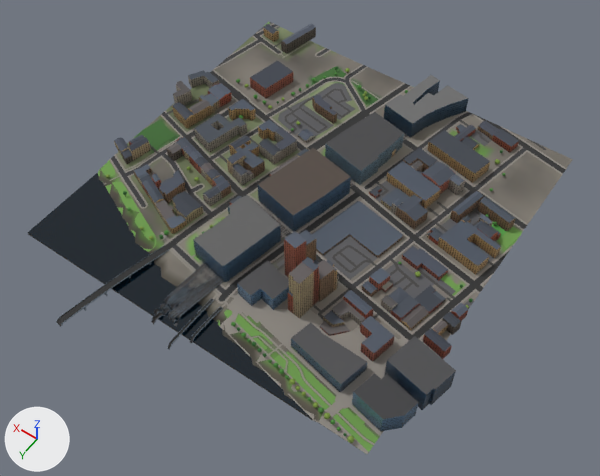
Two versions of the glTF model glasgow-subway/data/city/city_8_6.glb, one commit apart.
One viewpoint serves both versions: a 50 mm camera at (252.0, -175.0, 812.0) aimed at (618.0, -687.0, 7.0). The lights are fixed; the arrows at lower left show +X, +Y and +Z. The first picture is the older version. Where no turn or scale is listed for an object, it has been applied to the vertices. Vertices at exactly the same position are counted once.

Objects in the first picture: 'buildings_8_6', 'green_8_6', 'rail_8_6', 'roads_8_6', 'terrain_8_6', 'water_8_6'.
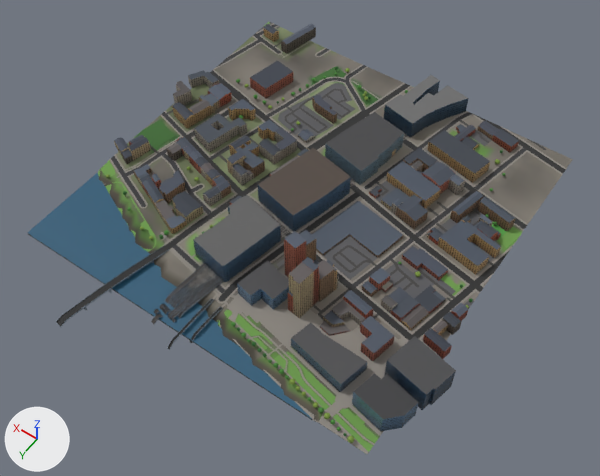
Where the newer file only moved an object's origin or applied its transform, the numbers keep the older frame.

What differs and where, as boxes (x1, y1, x2, y2) in the pictures (600 x 476 px):
'roads_8_6', reshaped, moved: (56, 22, 567, 454) in both
'water_8_6', surface changed, recoloured (lighter): (27, 173, 312, 419) in both
part 1 of me_green_8_6, deleted: before (109, 182, 156, 241)
part 2 of me_roads_8_6, reshaped: before (57, 130, 439, 420); after (57, 131, 439, 420)

Diff of the bpy script that builds the scene:
```diff
--- a/glasgow-subway/data/city/city_8_6.glb.py
+++ b/glasgow-subway/data/city/city_8_6.glb.py
@@ mat_mat_water @@
 n0 = _N.new('ShaderNodeBsdfPrincipled'); n0.name = 'Principled BSDF'
-n0.inputs[2].default_value = 0.08  # 'Roughness'
+n0.inputs[2].default_value = 0.35  # 'Roughness'
 n1 = _N.new('ShaderNodeOutputMaterial'); n1.name = 'Material Output'
@@ mat_mat_water @@
 n2 = _N.new('ShaderNodeMix'); n2.name = 'Mix'
 n2.inputs[0].default_value = 1.0  # 'Factor'
-n2.inputs[7].default_value = (0.0331, 0.0946, 0.133, 1.0)  # 'B', dark cyan #335766
+n2.inputs[7].default_value = (0.787, 0.89, 1.0, 1.0)  # 'B', pale blue #e5f2ff
 n3 = _N.new('ShaderNodeVertexColor'); n3.name = 'Color Attribute'
@@ me_green_8_6 @@
 # used by ob_green_8_6; location = (650.0, -739.0, 6.0)
-me_green_8_6.from_pydata(...)  # 301 vertices, 263 faces; spans x -250.0..250.0, y -236.0..236.0, z -5.0..5.0
+me_green_8_6.from_pydata(...)  # 291 vertices, 243 faces; spans x -250.0..250.0, y -236.0..236.0, z -5.0..5.0
+# me_green_8_6 part 1: 6 vertices removed from x 126.0..206.0, y 122.0..158.0, z -1.0
+# other edits to the shape of me_green_8_6 do not show in these pictures
 me_green_8_6.materials.append(mat_mat_green)
@@ me_roads_8_6 @@
 # used by ob_roads_8_6; location = (650.0, -714.0, 6.0)
-me_roads_8_6.from_pydata(...)  # 4732 vertices, 5240 faces; spans x -250.0..250.0, y -286.0..286.0, z -6.0..6.0
+me_roads_8_6.from_pydata(...)  # 2436 vertices, 2675 faces; spans x -250.0..250.0, y -286.0..286.0, z -6.0..6.0
+# me_roads_8_6 part 2: 313 vertices moved from x -243.0..247.0, y -284.0..282.0, z -6.0..6.0 to x -240.0..246.0, y -281.0..278.0, z -6.0..6.0; 2794 vertices removed from x -249.0..250.0, y -286.0..262.0, z -6.0..6.0; 516 vertices added at x -247.0..250.0, y -286.0..251.0, z -6.0..6.0
+# other edits to the shape of me_roads_8_6 do not show in these pictures
 me_roads_8_6.materials.append(mat_mat_road)
@@ me_water_8_6 @@
 me_water_8_6.from_pydata(...)  # 158 vertices, 174 faces; spans x -216.0..216.0, y -62.0..62.0, z 0.0
 # used by ob_water_8_6; location = (684.0, -562.0, 3.0)
+# me_water_8_6 part 3: 174 faces centred in x -208.0..214.0, y -58.0..60.0, z 0.0 are repainted in the vertex colours; the middle colour goes from dark blue #2a4d5c to dark blue #326076
 me_water_8_6.materials.append(mat_mat_water)
```
